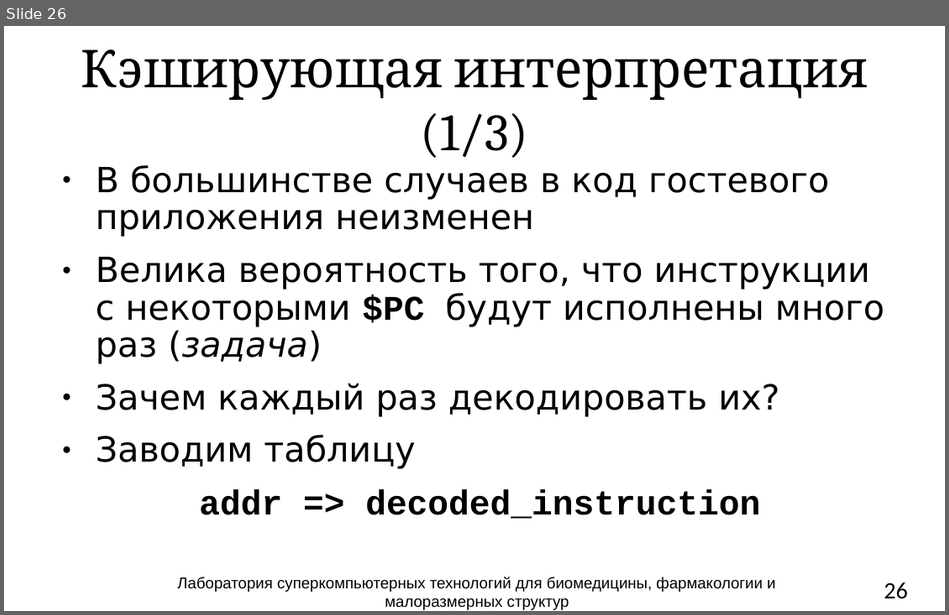
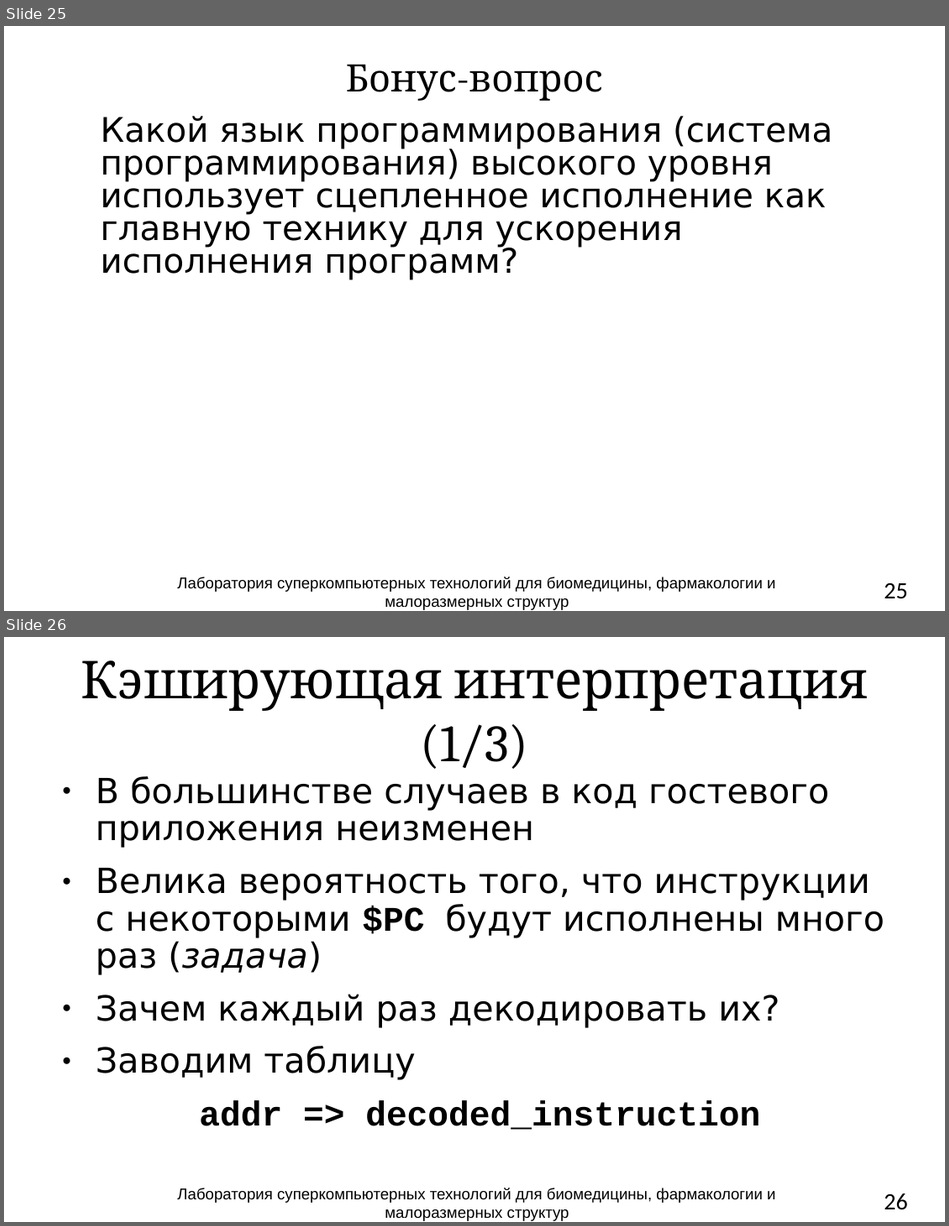
Before and after one commit to atakua/simlectures-archive, a slide deck: lecture03-cpu-interpretation/lecture03-cpu-interpretation.pptx. Shown one above the other, each under a label of ours: slide 26 before the commit, slides 25 and 26 after it. The pictures are 949x615 and 949x1226 pixels, drawn with LibreOffice and Linux fonts; fonts in the diff are those of the drawing; background and template pictures are left out. Boxes give left, top, right and bottom in pixels: in the first picture for what was removed or moved away, otherwise in the second. Text is boxed around its words. In the diff, an @@ line names an element or a change of style, - is before the commit and + after.

```diff
--- a/lecture03-cpu-interpretation/lecture03-cpu-interpretation.pptx
+++ b/lecture03-cpu-interpretation/lecture03-cpu-interpretation.pptx
@@ slide 25 added at [4, 26, 945, 611], background #FFFFFF @@
@@ title added at [346, 64, 603, 101], 29 pt, text #000000 @@
+Бонус-вопрос
@@ text added at [101, 116, 832, 281], 26 pt, text #000000 @@
+Какой язык программирования (система программирования) высокого уровня использует сцепленное исполнение как главную технику для ускорения исполнения программ?
@@ text added at [177, 577, 775, 611], 12 pt, text #000000 @@
+Лаборатория суперкомпьютерных технологий для биомедицины, фармакологии и малоразмерных структур
@@ page number added at [883, 584, 907, 599], 18 pt, text #000000 @@
+25
```
Also in this commit, not shown: 15 slides changed, 2 other slides added, 2 slides removed.
